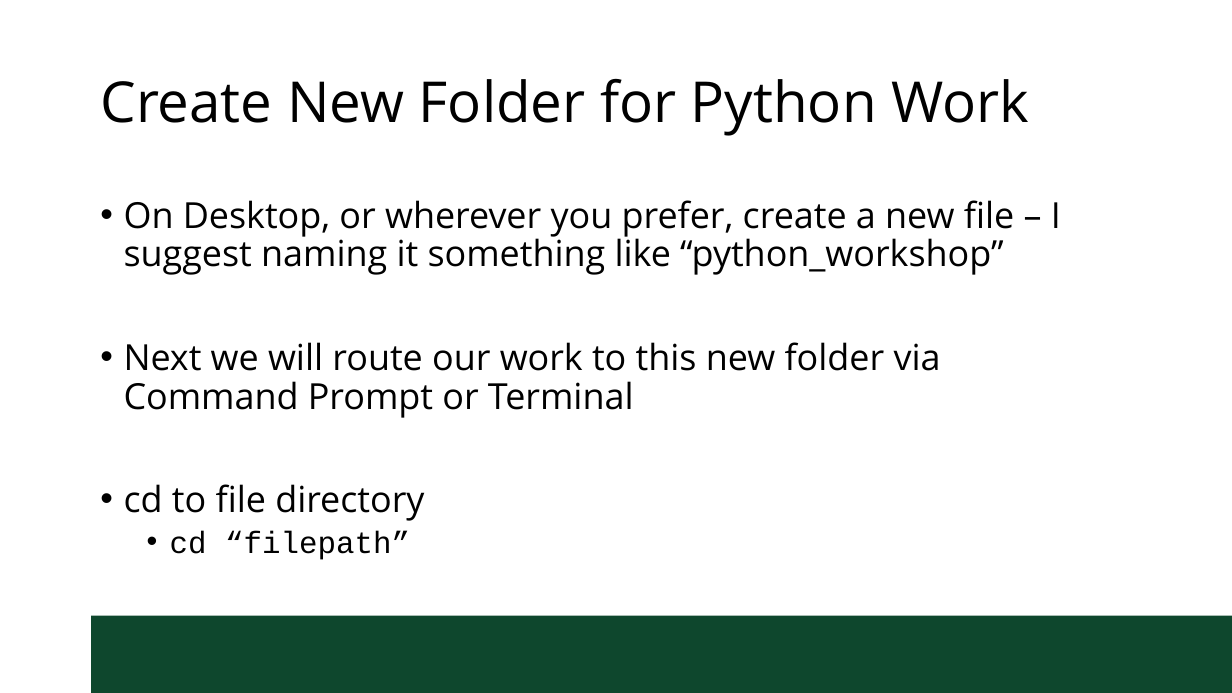
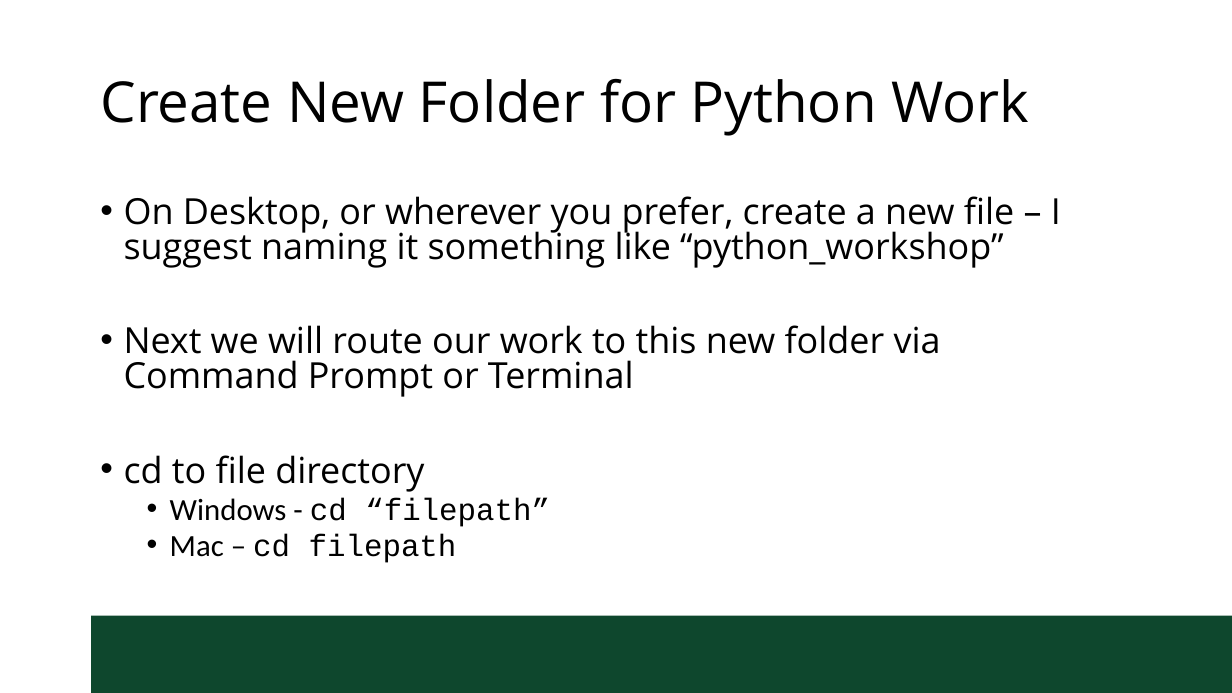
Before and after one commit to uodataservices/PythonWorkshopSeries, a slide deck: slide 9 of Python Workshop I.pptx. Drawn at 1232x693 pixels with LibreOffice and Linux fonts; fonts in the diff are those of the drawing; background and template pictures are left out. Boxes give left, top, right and bottom in pixels: in the first picture for what was removed or moved away, otherwise in the second. Text is boxed around its words. In the diff, an @@ line names an element or a change of style, - is before the commit and + after.

```diff
--- a/Python Workshop I.pptx
+++ b/Python Workshop I.pptx
@@ text at <box>124,196,1061,492</box>: line spacing 0.9 to 0.8 @@
@@ text at <box>170,497,550,563</box>: text changed @@
-  • cd “filepath”
+  • Windows - cd “filepath”
+  • Mac – cd filepath
```
Also in this commit, not shown: 1 other slide changed.
